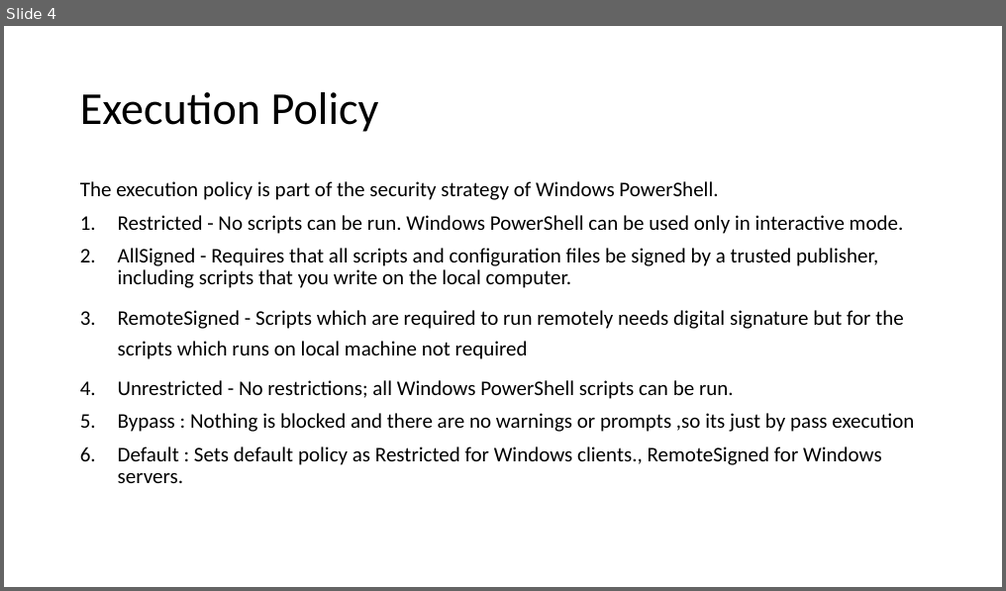
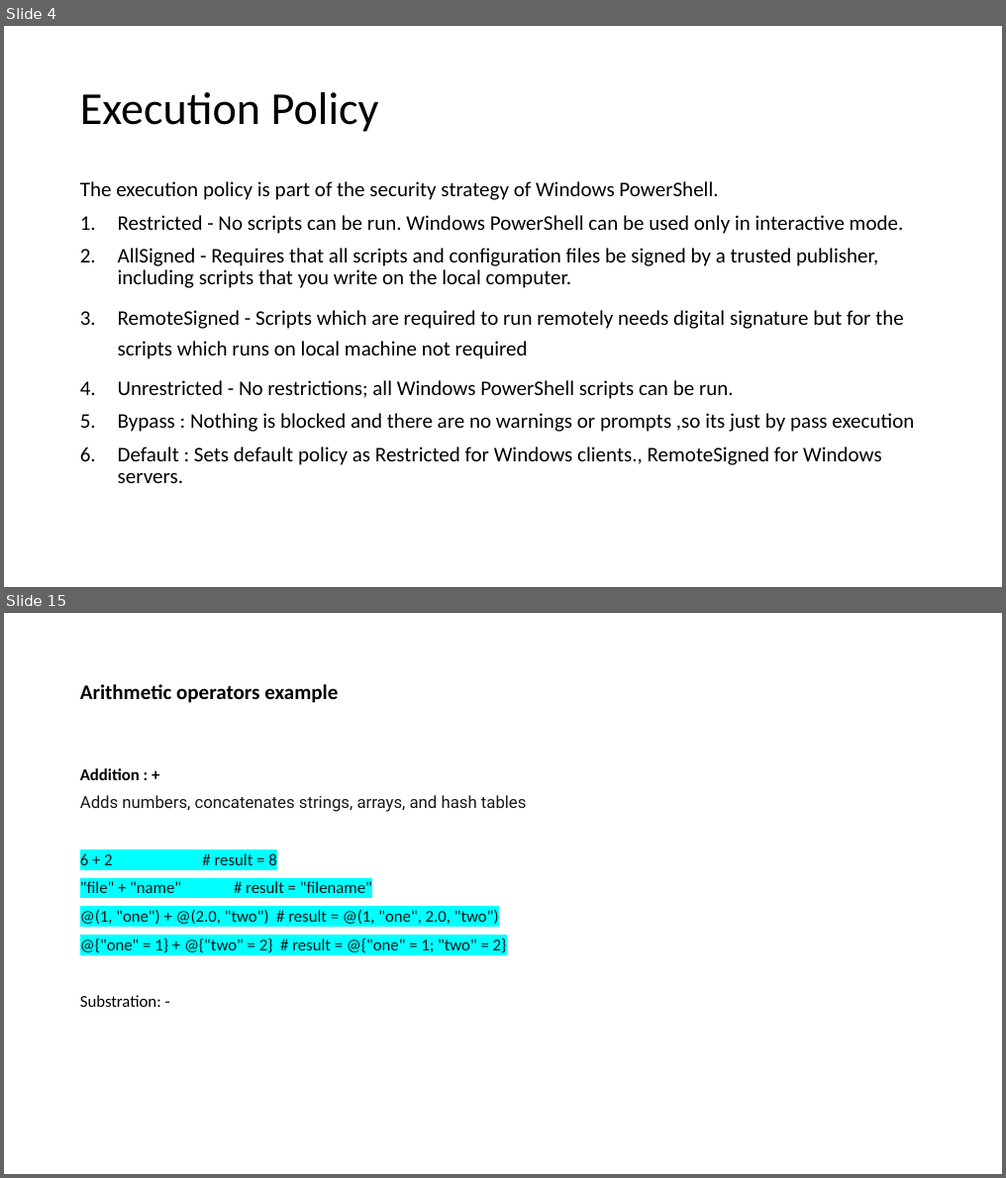
Before and after one commit to heshika/Batch1, a slide deck: Windows Powershell-day 1.pptx. Shown one above the other, each under a label of ours: slide 4 before the commit, slides 4 and 15 after it; the slides between them are not shown. The pictures are 1006x591 and 1006x1178 pixels, drawn with LibreOffice and Linux fonts; fonts in the diff are those of the drawing. Boxes give left, top, right and bottom in pixels: in the first picture for what was removed or moved away, otherwise in the second. Text is boxed around its words. In the diff, an @@ line names an element or a change of style, - is before the commit and + after.

```diff
--- a/Windows Powershell-day 1.pptx
+++ b/Windows Powershell-day 1.pptx
@@ slide 15 added at [4, 613, 1002, 1174], background #FFFFFF @@
@@ title added at [80, 684, 338, 703], 20 pt, text #000000, bold @@
+Arithmetic operators example
@@ text added at [80, 768, 527, 1007], 16 pt, text #171717 @@
+Addition : +
+Adds numbers, concatenates strings, arrays, and hash tables
+6 + 2 # result = 8
+"file" + "name" # result = "filename"
+@(1, "one") + @(2.0, "two") # result = @(1, "one", 2.0, "two")
+@{"one" = 1} + @{"two" = 2} # result = @{"one" = 1; "two" = 2}
+Substration: -
```
Also in this commit, not shown: 1 slide changed, 10 other slides added.
